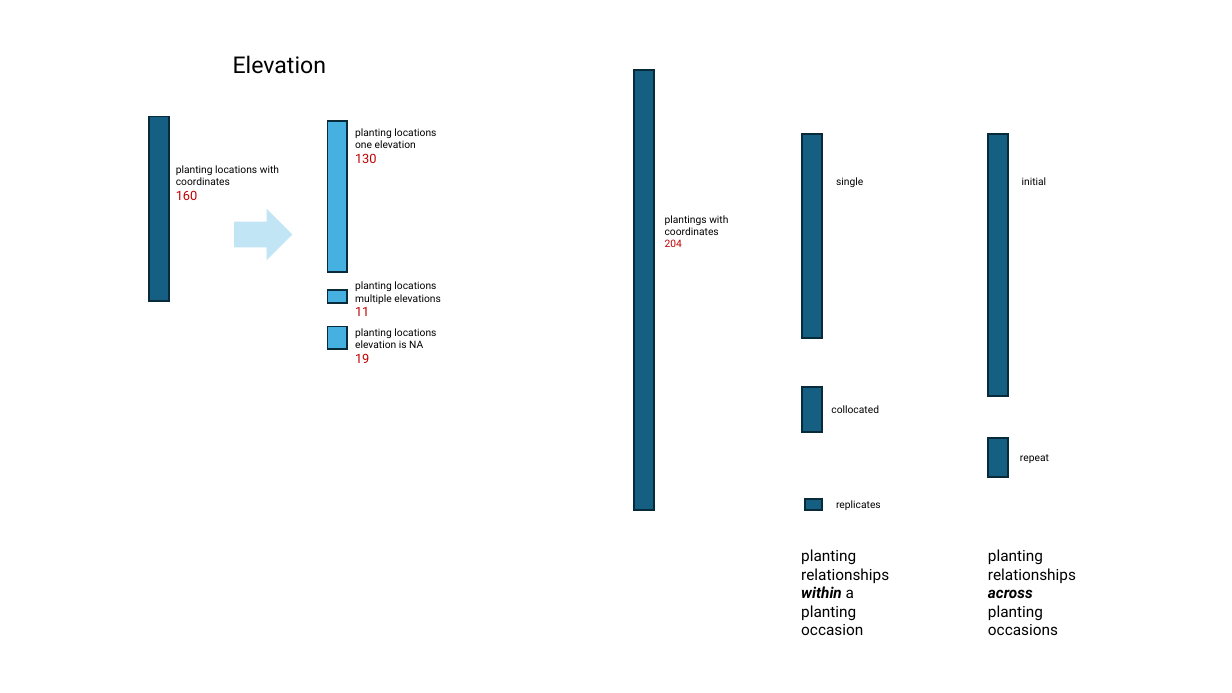
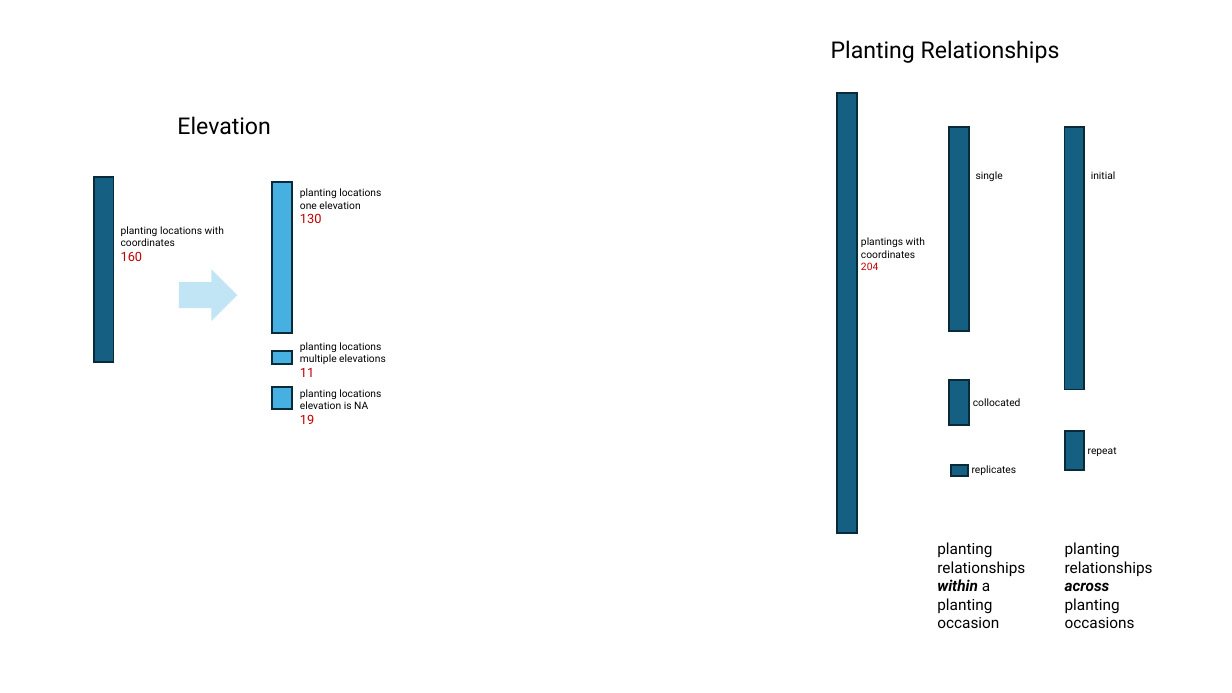
Before and after one commit to WA-Nearshore/seagrass-restoration-processing, a slide deck: slide 9 of docs/seagrass_restoration_storymap_notes.pptx (slide 8 before the commit). Drawn at 1232x693 pixels with LibreOffice and Linux fonts; fonts in the diff are those of the drawing. Boxes give left, top, right and bottom in pixels: in the first picture for what was removed or moved away, otherwise in the second. Text is boxed around its words. In the diff, an @@ line names an element or a change of style, - is before the commit and + after.

```diff
--- a/docs/seagrass_restoration_storymap_notes.pptx
+++ b/docs/seagrass_restoration_storymap_notes.pptx
@@ text added at (x1=831, y1=40, x2=1060, y2=63), 18 pt, text #000000 @@
+Planting Relationships
@@ rectangle moved from (x1=634, y1=70, x2=654, y2=510) to (x1=837, y1=93, x2=858, y2=533) @@
@@ rectangle moved from (x1=802, y1=134, x2=823, y2=337) to (x1=950, y1=128, x2=970, y2=331) @@
@@ 5 texts, 4 rectangles, 1 right arrow moved together from (x1=150, y1=55, x2=441, y2=363) to (x1=94, y1=116, x2=386, y2=424) @@
@@ text "single" moved from (x1=836, y1=177, x2=863, y2=187) to (x1=976, y1=171, x2=1003, y2=181) @@
@@ text "initial" moved from (x1=1022, y1=177, x2=1047, y2=185) to (x1=1091, y1=171, x2=1116, y2=179) @@
@@ text "plantings with" moved from (x1=665, y1=215, x2=728, y2=247) to (x1=861, y1=237, x2=925, y2=270) @@
@@ rectangle moved from (x1=802, y1=387, x2=823, y2=433) to (x1=950, y1=380, x2=970, y2=425) @@
@@ text "collocated" moved from (x1=831, y1=405, x2=879, y2=413) to (x1=973, y1=398, x2=1021, y2=406) @@
@@ 2 rectangles, 1 text moved together from (x1=988, y1=134, x2=1076, y2=635) to (x1=1065, y1=128, x2=1153, y2=628) @@
@@ text "repeat" moved from (x1=1020, y1=454, x2=1049, y2=463) to (x1=1088, y1=447, x2=1117, y2=456) @@
@@ rectangle moved from (x1=805, y1=499, x2=823, y2=510) to (x1=951, y1=465, x2=969, y2=476) @@
@@ text "replicates" moved from (x1=836, y1=500, x2=881, y2=510) to (x1=972, y1=465, x2=1017, y2=475) @@
@@ text "planting relationships within a planting ..." moved from (x1=801, y1=549, x2=889, y2=635) to (x1=937, y1=542, x2=1025, y2=628) @@
```
Also in this commit, not shown: 1 other slide changed, 1 slide added, 43 other files.
